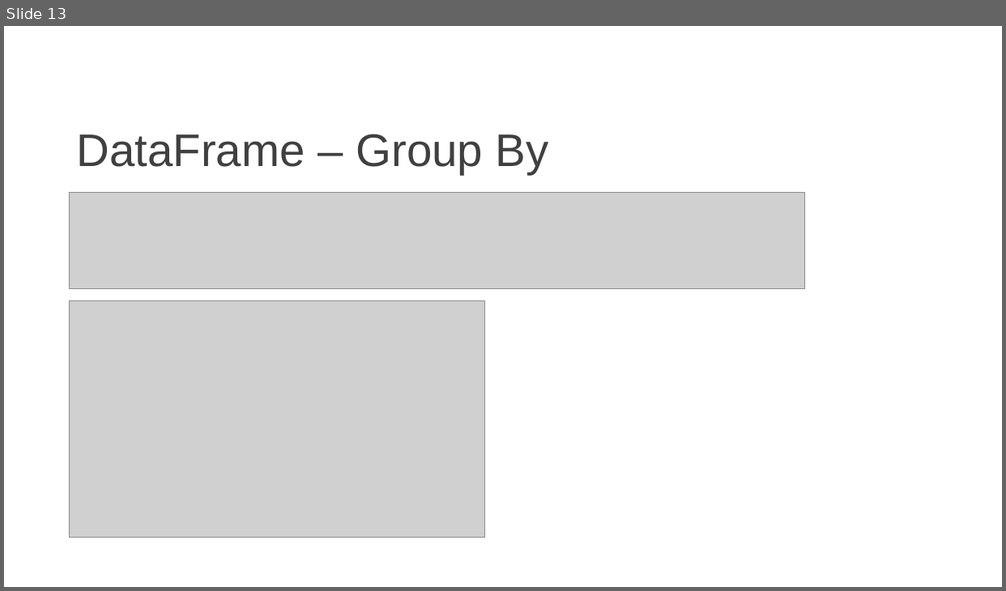
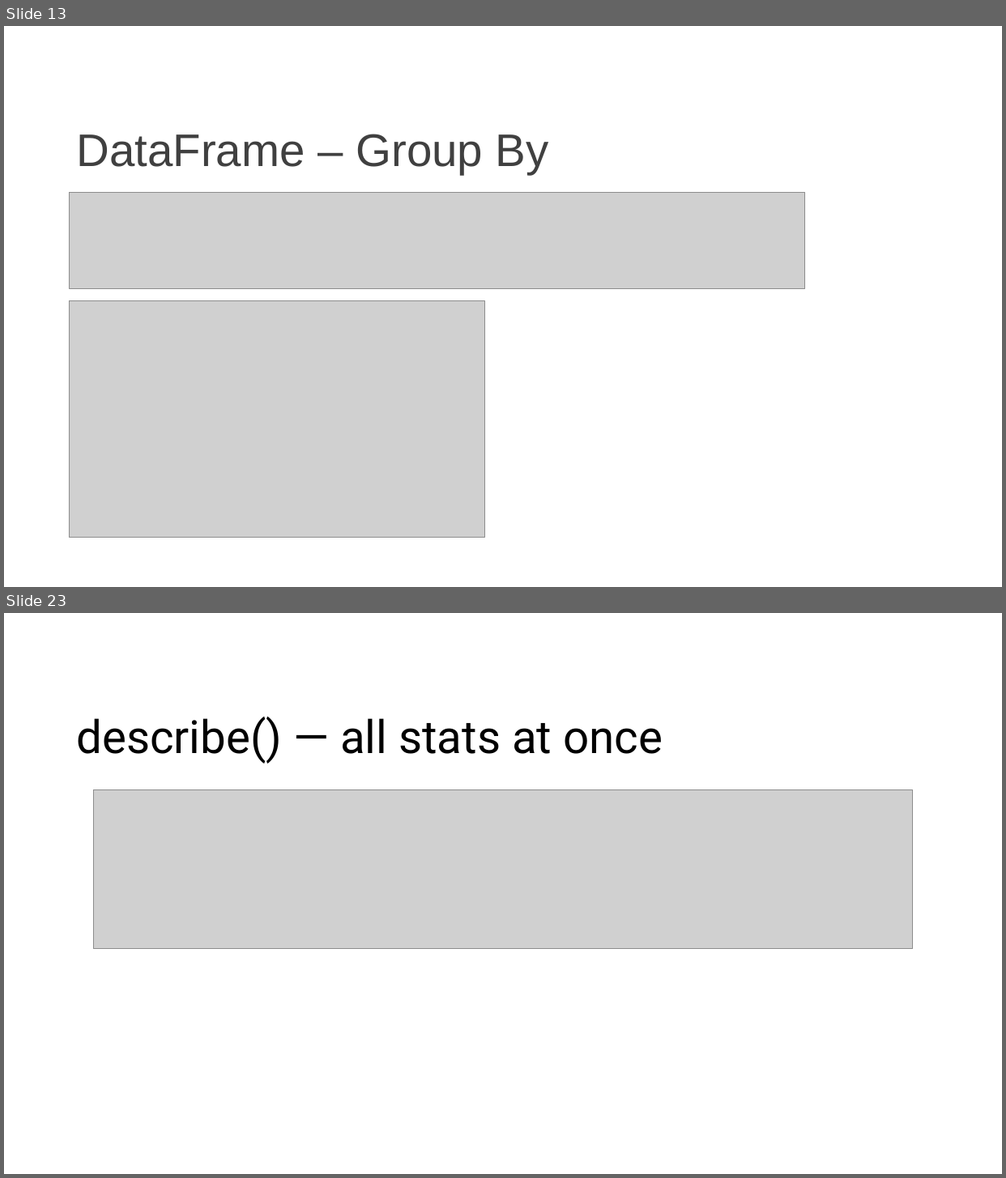
Before and after one commit to ZERRY-000/00-python-pandas-journey, a slide deck: 00-Basic-Pandas.pptx. Shown one above the other, each under a label of ours: slide 13 before the commit, slides 13 and 23 after it; the slides between them are not shown. The pictures are 1006x591 and 1006x1178 pixels, drawn with LibreOffice and Linux fonts; fonts in the diff are those of the drawing; grey boxes stand for pictures. Boxes give left, top, right and bottom in pixels: in the first picture for what was removed or moved away, otherwise in the second. Text is boxed around its words. In the diff, an @@ line names an element or a change of style, - is before the commit and + after.

```diff
--- a/00-Basic-Pandas.pptx
+++ b/00-Basic-Pandas.pptx
@@ slide 23 added at box(4, 613, 1002, 1174), background #FFFFFF @@
@@ text added at box(77, 717, 663, 764), 44 pt, text #000000 @@
+describe() — all stats at once
@@ picture added at box(93, 790, 913, 949) @@
```
Also in this commit, not shown: 9 other slides added, 5 other files.
